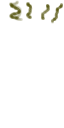
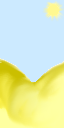
Comparing the layer stacks of the two 64 x 128 images. Changes:
hid "extra_stink_lines" over [9, 0, 63, 24]
showed "background_desert", moved it above "background_forest", painted on it over [0, 0, 64, 128]
